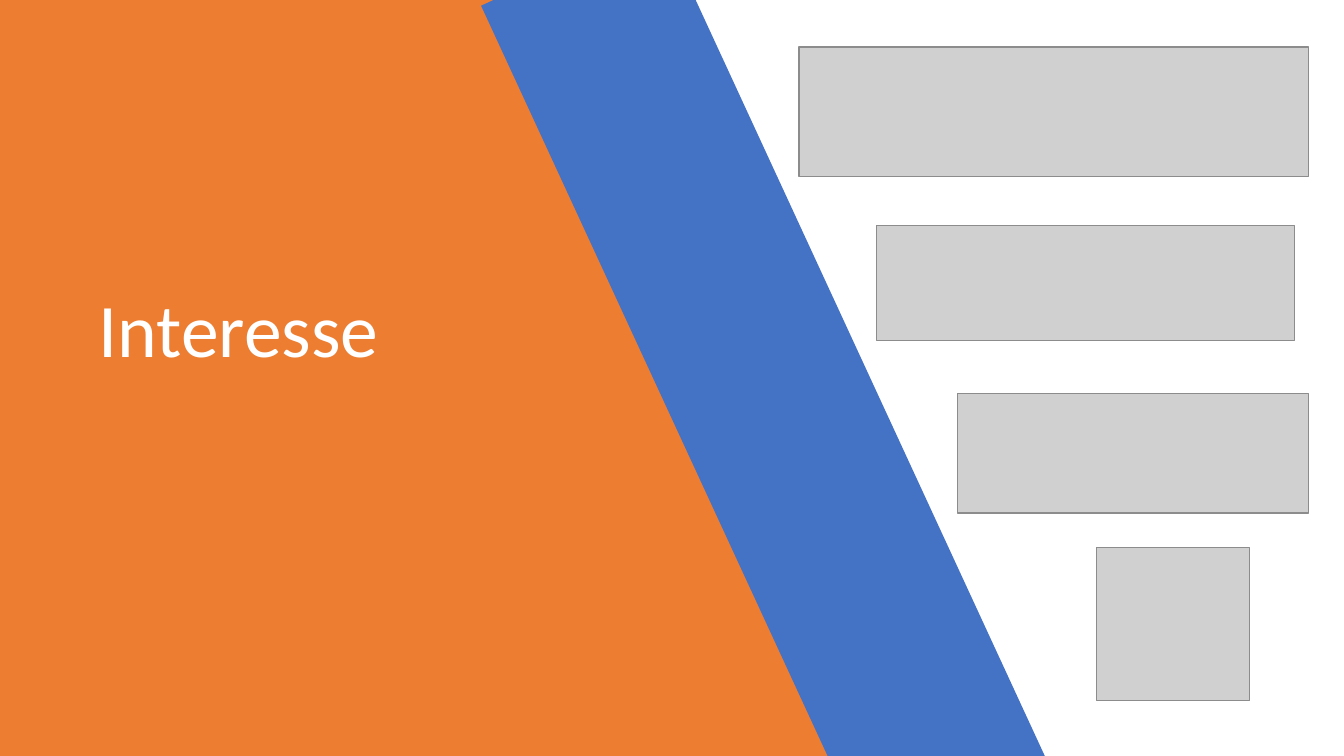
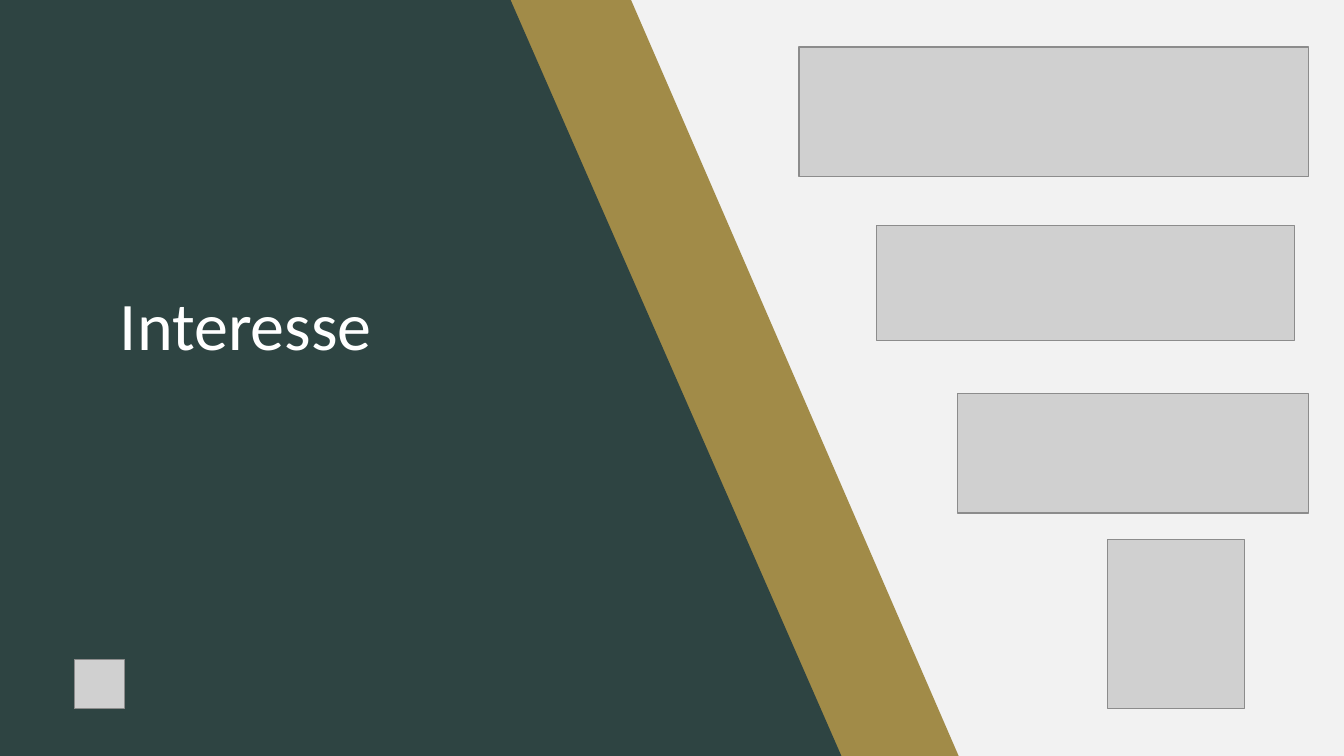
Before and after one commit to Pineapplentt/ThinkingWithPortals, a slide deck: slide 3 of doc/Apresentação Aperture.pptx. Drawn at 1344x756 pixels with LibreOffice and Linux fonts; fonts in the diff are those of the drawing; grey boxes stand for pictures. Boxes give left, top, right and bottom in pixels: in the first picture for what was removed or moved away, otherwise in the second. Text is boxed around its words. In the diff, an @@ line names an element or a change of style, - is before the commit and + after.

```diff
--- a/doc/Apresentação Aperture.pptx
+++ b/doc/Apresentação Aperture.pptx
@@ background #000000 at 39% opacity to pattern #4472C4 on #000000 @@
@@ rectangle at bbox=[0, 0, 1344, 756]: fill #FFFFFF to #F2F2F2 @@
@@ freeform shape: place and size @@
-freeform shape at bbox=[0, 0, 890, 756]
+freeform shape at bbox=[0, 0, 842, 756]
@@ freeform shape at bbox=[0, 0, 842, 756]: fill #262626 to #2E4442 @@
@@ freeform shape removed at bbox=[0, 0, 1045, 756] @@
@@ rectangle removed at bbox=[0, 0, 903, 756] @@
@@ freeform shape added at bbox=[377, 0, 972, 756], fill #806000 at 70% opacity @@
@@ rectangle removed at bbox=[481, 0, 1046, 756] @@
@@ title "Interesse" at bbox=[120, 306, 372, 351]: size 54 to 48.6 pt; alignment left to centre @@
@@ picture: place and size @@
-picture at bbox=[1097, 547, 1250, 701]
+picture at bbox=[1108, 539, 1245, 709]
@@ picture added at bbox=[75, 659, 124, 709] @@
```
Also in this commit, not shown: 4 other slides changed, 3 slides added, 1 slide removed, 12 other files.
